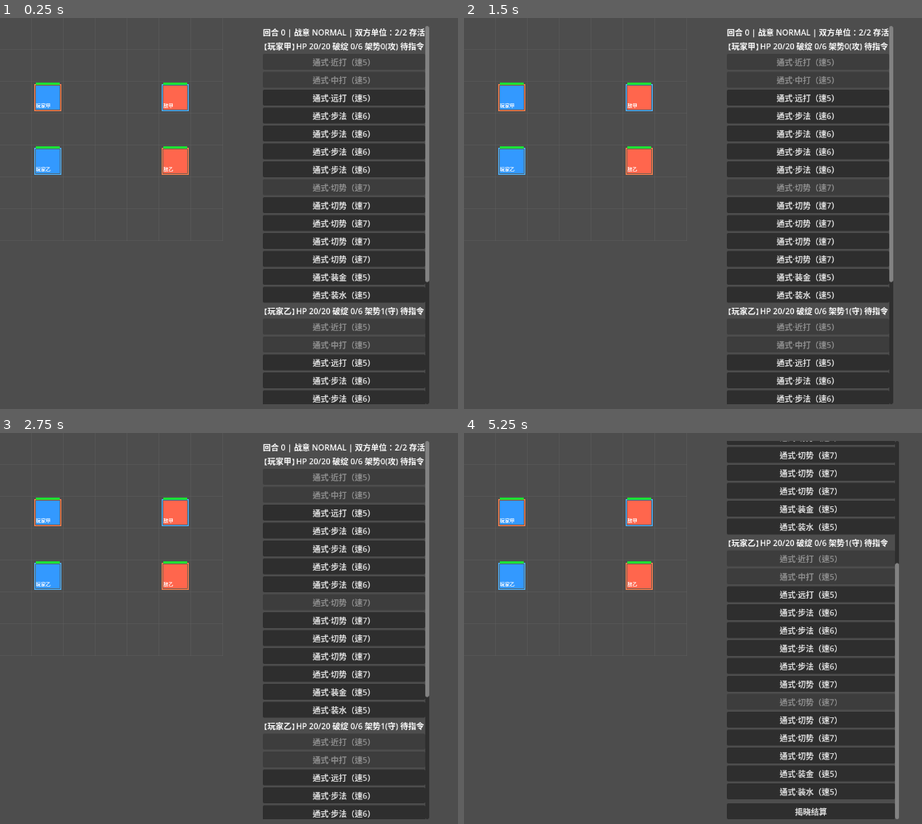
Above: before the commit, frames 1-4 (two rows, left to right).
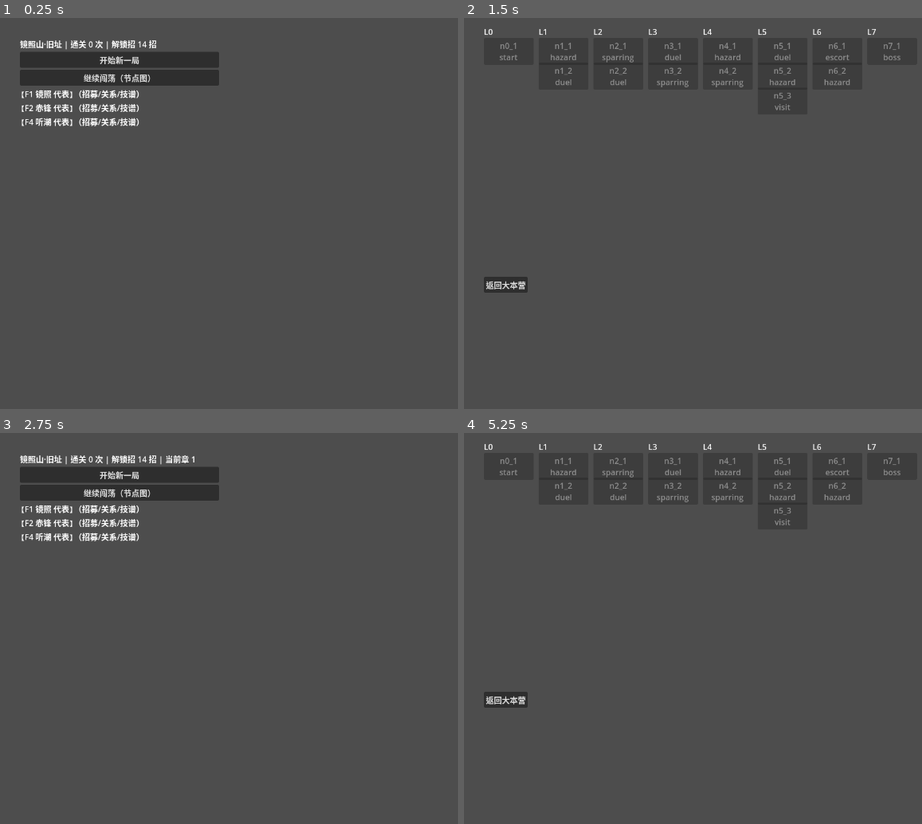
Above: after the commit, the same moments.

Repository: xieyj22/zhaizhao
Game: Godot game, scene res://src/scenes/hub/hub.tscn
Two runs of this game, one before a commit and one after it. Both use one fixed random seed, a clock stepped at 60 frames per second and the inputs below. Before the commit the project starts from res://src/scenes/battle/battle.tscn.
Inputs (mouse positions are in pixels of both pictures, inside the frame that each line leads up to):
- Up to frame 1 (0.25 s): no input
- Up to frame 2 (1.5 s): click (583, 76) at 0.5 s, where only the run after the commit has a clickable "继续闯荡（节点图）"; click (583, 61) at 1.25 s, where only the run after the commit has a clickable "开始新一局"
- Up to frame 3 (2.75 s): click (41, 698) at 2 s, where only the run after the commit has a clickable "返回大本营"
- Up to frame 4 (5.25 s): click (583, 476) at 2.75 s, where only the run after the commit has a clickable "开始新一局"; click (807, 511) at 3.5 s, where only the run before the commit has a clickable "通式·远打（速5）"; click (807, 436) at 4.25 s, where only the run before the commit has a clickable "通式·切势（速7）"; click (807, 456) at 5 s, where only the run before the commit has a clickable "通式·切势（速7）"

The runs differ from the first frame. In frame 1, 27% of the frame differs, in the area x 4-94%, y 2-99%; in frame 2, 24%; in frame 3, 27%; in frame 4, 25%.

Commit message:
feat(m3): hub + map scenes, run flow orchestration, main_scene=hub

Diff:
--- a/project.godot
+++ b/project.godot
@@ -4,7 +4,7 @@
 
 config/name="拆招"
 config/description="同时回合制武侠战棋肉鸽"
-run/main_scene="res://src/scenes/battle/battle.tscn"
+run/main_scene="res://src/scenes/hub/hub.tscn"
 
 [display]
 
--- /dev/null
+++ b/src/scenes/hub/hub.gd
@@ -0,0 +1,44 @@
+extends Node2D
+## 单一 meta hub = 镜照山·旧址（T4 §3）。M3 占位 UI。
+var _layer: CanvasLayer
+var _status: Label
+
+func _ready() -> void:
+	MetaSession.meta_state = MetaState.load_from()
+	_build_ui()
+
+func _build_ui() -> void:
+	_layer = CanvasLayer.new(); add_child(_layer)
+	var root := VBoxContainer.new()
+	root.position = Vector2(40, 40); root.custom_minimum_size = Vector2(400, 0)
+	_layer.add_child(root)
+	_status = Label.new()
+	root.add_child(_status)
+	_refresh_status()
+	var btn_new := Button.new(); btn_new.text = "开始新一局"
+	btn_new.pressed.connect(_on_new_run)
+	root.add_child(btn_new)
+	var btn_cont := Button.new(); btn_cont.text = "继续闯荡（节点图）"
+	btn_cont.pressed.connect(_on_open_map)
+	root.add_child(btn_cont)
+	for f in ["F1 镜照","F2 赤锋","F4 听潮"]:
+		var lbl := Label.new(); lbl.text = "【%s 代表】（招募/关系/技谱）" % f
+		root.add_child(lbl)
+
+func _refresh_status() -> void:
+	var m := MetaSession.meta_state
+	_status.text = "镜照山·旧址 | 通关 %d 次 | 解锁招 %d 招" % [m.meta_runs_completed, m.meta_unlocked_pool.size()]
+	if MetaSession.current_run != null:
+		_status.text += " | 当前章 %d" % MetaSession.current_run.current_chapter
+
+func _on_new_run() -> void:
+	var seed := 7
+	MetaSession.current_run = RunFactory.init_run(MetaSession.meta_state, seed)
+	_open_map()
+
+func _on_open_map() -> void:
+	if MetaSession.current_run == null: return
+	_open_map()
+
+func _open_map() -> void:
+	get_tree().change_scene_to_file("res://src/scenes/map/map.tscn")
--- /dev/null
+++ b/src/scenes/hub/hub.tscn
@@ -0,0 +1,6 @@
+[gd_scene load_steps=2 format=3 uid="uid://bhubscene0001"]
+
+[ext_resource type="Script" path="res://src/scenes/hub/hub.gd" id="1"]
+
+[node name="Hub" type="Node2D"]
+script = ExtResource("1")
--- /dev/null
+++ b/src/scenes/map/map.gd
@@ -0,0 +1,64 @@
+extends Node2D
+## 当前章节节点图（T4 §1）。M3 占位渲染（每层一列按钮）。
+var _layer: CanvasLayer
+
+func _ready() -> void:
+	_build_ui()
+
+func _build_ui() -> void:
+	_layer = CanvasLayer.new(); add_child(_layer)
+	var run := MetaSession.current_run
+	if run == null:
+		get_tree().change_scene_to_file("res://src/scenes/hub/hub.tscn"); return
+	var m: Dictionary = run.chapter_maps[run.current_chapter]
+	var by_layer := {}
+	for id in m["nodes"]:
+		var l: int = m["nodes"][id]["layer"]
+		by_layer[l] = by_layer.get(l, []); by_layer[l].append(id)
+	for l in range(8):
+		var x := 40 + l * 110
+		var lbl := Label.new(); lbl.position = Vector2(x, 16); lbl.text = "L%d" % l
+		_layer.add_child(lbl)
+		for id in by_layer.get(l, []):
+			var ty: String = m["nodes"][id]["type"]
+			var btn := Button.new()
+			btn.position = Vector2(x, 40 + (by_layer[l] as Array).find(id) * 50)
+			btn.text = "%s\n%s" % [id, ty]
+			btn.custom_minimum_size = Vector2(100, 40)
+			if id == run.current_node_id:
+				btn.text += " ★"
+			if RunFlow.can_advance_node(run, id):
+				btn.pressed.connect(_on_enter_node.bind(id))
+			else:
+				btn.disabled = (id != run.current_node_id)
+			_layer.add_child(btn)
+	var back := Button.new(); back.position = Vector2(40, 520); back.text = "返回大本营"
+	back.pressed.connect(func(): get_tree().change_scene_to_file("res://src/scenes/hub/hub.tscn"))
+	_layer.add_child(back)
+
+func _on_enter_node(node_id: String) -> void:
+	var run := MetaSession.current_run
+	RunFlow.enter_node(run, node_id)
+	var ty: String = run.chapter_maps[run.current_chapter]["nodes"][node_id]["type"]
+	match ty:
+		"boss","duel","sparring","hazard":
+			MetaSession.current_node_cfg = _node_cfg_for(ty, node_id)
+			get_tree().change_scene_to_file("res://src/scenes/battle/battle.tscn")
+		"visit","escort":
+			var reward: Variant = UnlockRules.roll_unlock_reward(MetaSession.meta_state.meta_unlocked_pool, ty, _node_cfg_for(ty,node_id), run.rng_seed)
+			if reward != null and not run.unlocked_techniques.has(reward):
+				run.unlocked_techniques.append(reward)
+			_refresh_scene()
+		"start","_":
+			_refresh_scene()
+
+func _node_cfg_for(node_type: String, node_id: String) -> Dictionary:
+	if node_type == "boss":
+		return {"boss_id":"hailianzheng","personality":"brute","enemies":[
+			{"id":"hailianzheng","faction":"F2","personality":"brute","grid_pos":[5,3],"stance":Stance.Id.METAL,"kit":["chifeng_lianci","chifeng_yajin","xueyi_xuedao"]}]}
+	return {"enemies":[{"id":"e1","faction":"F2","personality":"brute","grid_pos":[5,3],"stance":Stance.Id.WOOD,"kit":["chifeng_lianci","chifeng_yajin"]}]}
+
+func _refresh_scene() -> void:
+	for c in _layer.get_children(): c.queue_free()
+	await get_tree().process_frame
+	_build_ui()
--- /dev/null
+++ b/src/scenes/map/map.tscn
@@ -0,0 +1,6 @@
+[gd_scene load_steps=2 format=3 uid="uid://bmapscene0001"]
+
+[ext_resource type="Script" path="res://src/scenes/map/map.gd" id="1"]
+
+[node name="Map" type="Node2D"]
+script = ExtResource("1")
